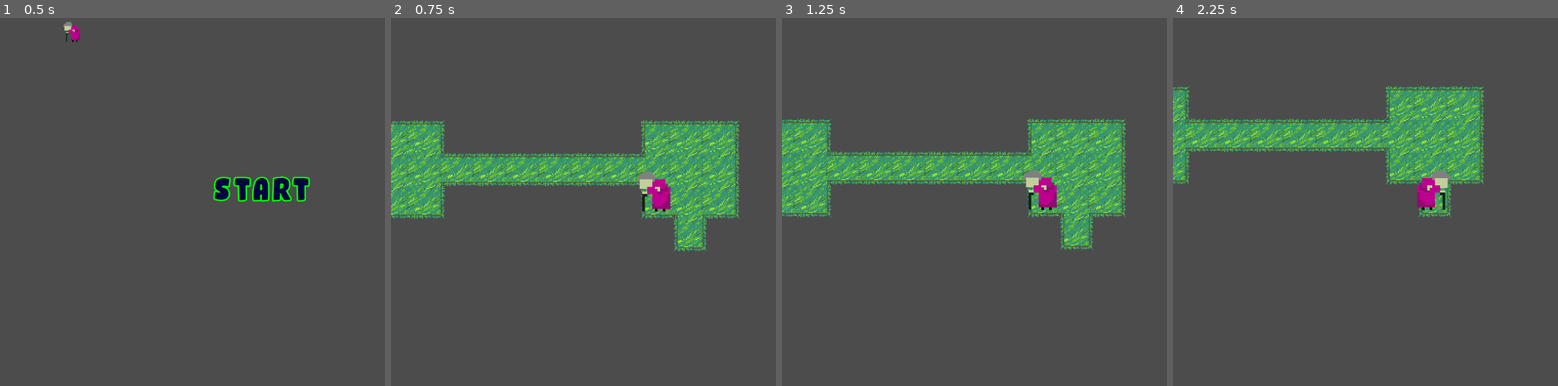
Above: before the commit, frames 1-4 (left to right).
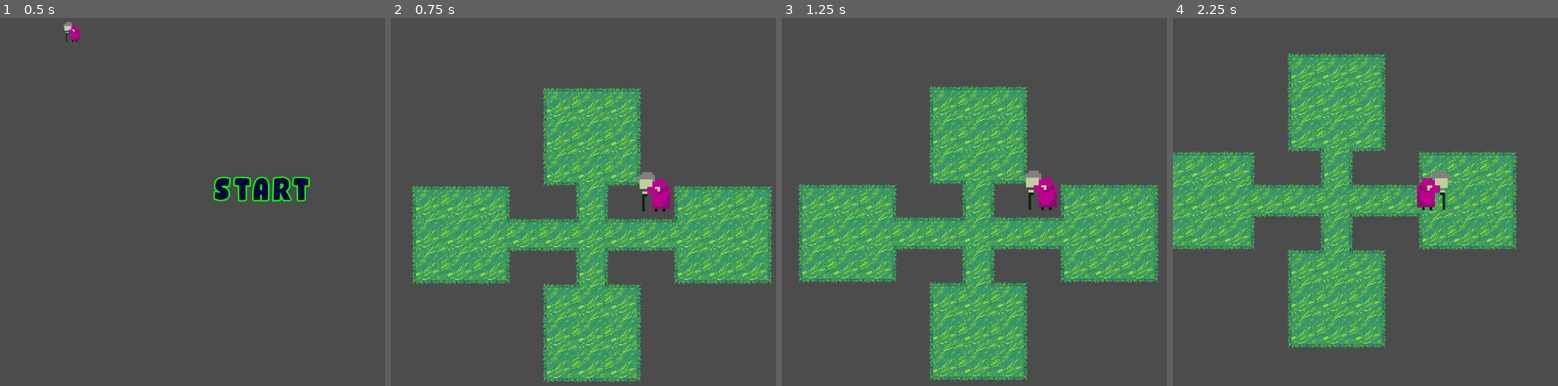
Above: after the commit, the same moments.

Repository: pranshuthegamer/GWJ-33
Game: Godot game, scene res://Scenes/Not Levels/Main.tscn
The game is run twice, just before and just after one commit, with the same random seed, the same clock (stepped at 60 frames per second) and the same inputs.
Inputs (mouse positions are in pixels of both pictures, inside the frame that each line leads up to):
- Up to frame 1 (0.5 s): no input
- Up to frame 2 (0.75 s): click "START" at 0.5 s
- Up to frame 3 (1.25 s): no input
- Up to frame 4 (2.25 s): tap Enter at 1.25 s; move the mouse to (1550, 190) at 1.27 s; hold Right (ui_right) 1.28-2.03 s; click (1550, 190) at 1.35 s; tap Space at 2 s; move the mouse to (1330, 227) at 2.02 s; hold Down (ui_down) from 2.03 s (still down); tap K at 2.1 s

Frame 1 is identical in both runs. In frame 2, 37% of the frame differs, in the area x 0-99%, y 19-99%; in frame 3, 37%; in frame 4, 34%.

Commit message:
organized tileset

Diff:
--- a/Assets/Grass_Tileset/grass_tileset.tres
+++ b/Assets/Grass_Tileset/grass_tileset.tres
@@ -2,7 +2,7 @@
 
 [ext_resource path="res://Assets/Grass_Tileset/grass_tileset_16x16.png" type="Texture" id=1]
 [ext_resource path="res://Assets/Grass_Tileset/Custom.png" type="Texture" id=2]
-[ext_resource path="res://Assets/Grass_Tileset/custom 2/Sprite-0001-Sheet.png" type="Texture" id=3]
+[ext_resource path="res://Assets/Grass_Tileset/custom 2/Sheet.png" type="Texture" id=3]
 
 [resource]
 0/name = "grass_tileset_16x16.png 0"
@@ -51,15 +51,15 @@
 1/shape_one_way_margin = 0.0
 1/shapes = [  ]
 1/z_index = 0
-2/name = "Sprite-0001-Sheet.png 2"
+2/name = "Sheet.png 2"
 2/texture = ExtResource( 3 )
 2/tex_offset = Vector2( 0, 0 )
 2/modulate = Color( 1, 1, 1, 1 )
-2/region = Rect2( 0, 0, 512, 64 )
+2/region = Rect2( 0, 0, 512, 224 )
 2/tile_mode = 1
 2/autotile/bitmask_mode = 1
-2/autotile/bitmask_flags = [ Vector2( 0, 0 ), 511, Vector2( 0, 1 ), 18, Vector2( 1, 0 ), 63, Vector2( 1, 1 ), 144, Vector2( 2, 0 ), 504, Vector2( 2, 1 ), 56, Vector2( 3, 0 ), 432, Vector2( 3, 1 ), 48, Vector2( 4, 0 ), 216, Vector2( 4, 1 ), 24, Vector2( 5, 0 ), 219, Vector2( 6, 0 ), 27, Vector2( 7, 0 ), 438, Vector2( 8, 0 ), 54, Vector2( 9, 0 ), 191, Vector2( 10, 0 ), 446, Vector2( 11, 0 ), 506, Vector2( 12, 0 ), 251, Vector2( 13, 0 ), 16, Vector2( 14, 0 ), 146, Vector2( 15, 0 ), 186 ]
-2/autotile/icon_coordinate = Vector2( 0, 0 )
+2/autotile/bitmask_flags = [ Vector2( 0, 0 ), 191, Vector2( 0, 1 ), 48, Vector2( 0, 2 ), 251, Vector2( 0, 3 ), 176, Vector2( 0, 4 ), 146, Vector2( 0, 5 ), 50, Vector2( 1, 0 ), 144, Vector2( 1, 1 ), 186, Vector2( 1, 2 ), 18, Vector2( 1, 3 ), 56, Vector2( 1, 4 ), 16, Vector2( 1, 5 ), 26, Vector2( 2, 0 ), 446, Vector2( 2, 1 ), 24, Vector2( 2, 2 ), 506, Vector2( 2, 3 ), 152, Vector2( 2, 4 ), 432, Vector2( 2, 5 ), 438, Vector2( 2, 6 ), 54, Vector2( 3, 4 ), 504, Vector2( 3, 5 ), 511, Vector2( 3, 6 ), 63, Vector2( 4, 4 ), 216, Vector2( 4, 5 ), 219, Vector2( 4, 6 ), 27 ]
+2/autotile/icon_coordinate = Vector2( 1, 4 )
 2/autotile/tile_size = Vector2( 32, 32 )
 2/autotile/spacing = 0
 2/autotile/occluder_map = [  ]
--- a/Scenes/Levels/001.tscn
+++ b/Scenes/Levels/001.tscn
@@ -11,4 +11,4 @@
 tile_set = ExtResource( 1 )
 cell_size = Vector2( 32, 32 )
 format = 1
-tile_data = PoolIntArray( 196615, 2, 3, 196616, 2, 2, 196617, 2, 4, 196624, 2, 3, 196625, 2, 2, 196626, 2, 4, 262151, 2, 7, 262152, 2, 0, 262153, 2, 12, 262154, 2, 65538, 262155, 2, 65538, 262156, 2, 65538, 262157, 2, 65538, 262158, 2, 65538, 262159, 2, 65538, 262160, 2, 10, 262161, 2, 0, 262162, 2, 5, 327687, 2, 8, 327688, 2, 1, 327689, 2, 6, 327696, 2, 8, 327697, 2, 9, 327698, 2, 6, 393233, 2, 65536 )
+tile_data = PoolIntArray( 131085, 2, 262146, 131086, 2, 262147, 131087, 2, 262148, 196621, 2, 327682, 196622, 2, 327683, 196623, 2, 327684, 262157, 2, 393218, 262158, 2, 0, 262159, 2, 393220, 327689, 2, 262146, 327690, 2, 262147, 327691, 2, 262148, 327694, 2, 262144, 327697, 2, 262146, 327698, 2, 262147, 327699, 2, 262148, 393225, 2, 327682, 393226, 2, 327683, 393227, 2, 131072, 393228, 2, 196609, 393229, 2, 196609, 393230, 2, 65537, 393231, 2, 196609, 393232, 2, 196609, 393233, 2, 2, 393234, 2, 327683, 393235, 2, 327684, 458761, 2, 393218, 458762, 2, 393219, 458763, 2, 393220, 458766, 2, 262144, 458769, 2, 393218, 458770, 2, 393219, 458771, 2, 393220, 524301, 2, 262146, 524302, 2, 131074, 524303, 2, 262148, 589837, 2, 327682, 589838, 2, 327683, 589839, 2, 327684, 655373, 2, 393218, 655374, 2, 393219, 655375, 2, 393220 )
Binary file added: Assets/Grass_Tileset/custom 2/Sheet.png
Not shown, added: Assets/Grass_Tileset/custom 2/Sheet.png.import
Binary file removed: Assets/Grass_Tileset/custom 2/Sprite-0001-Sheet.png
Binary file changed: Assets/Grass_Tileset/custom 2/Sprite-0001.aseprite
